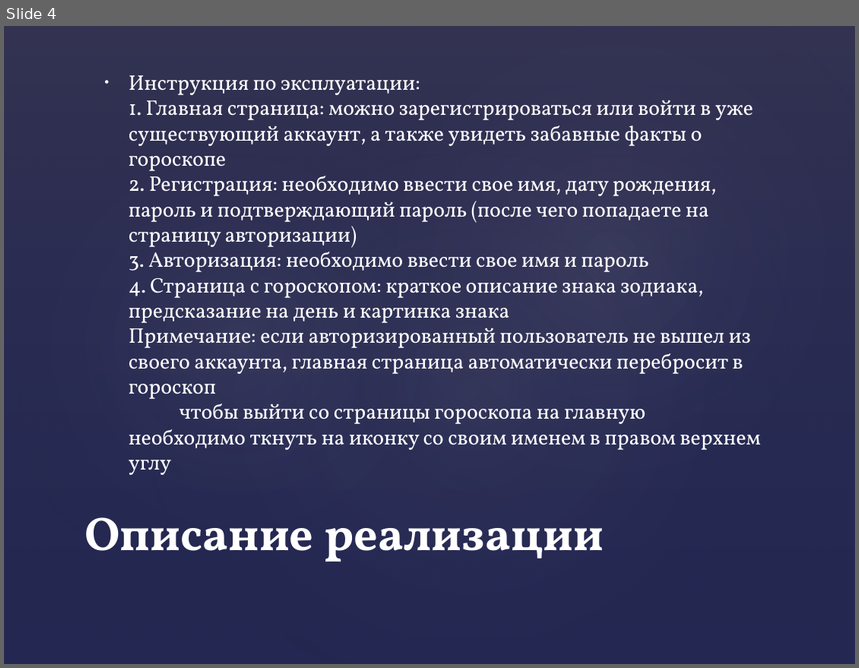
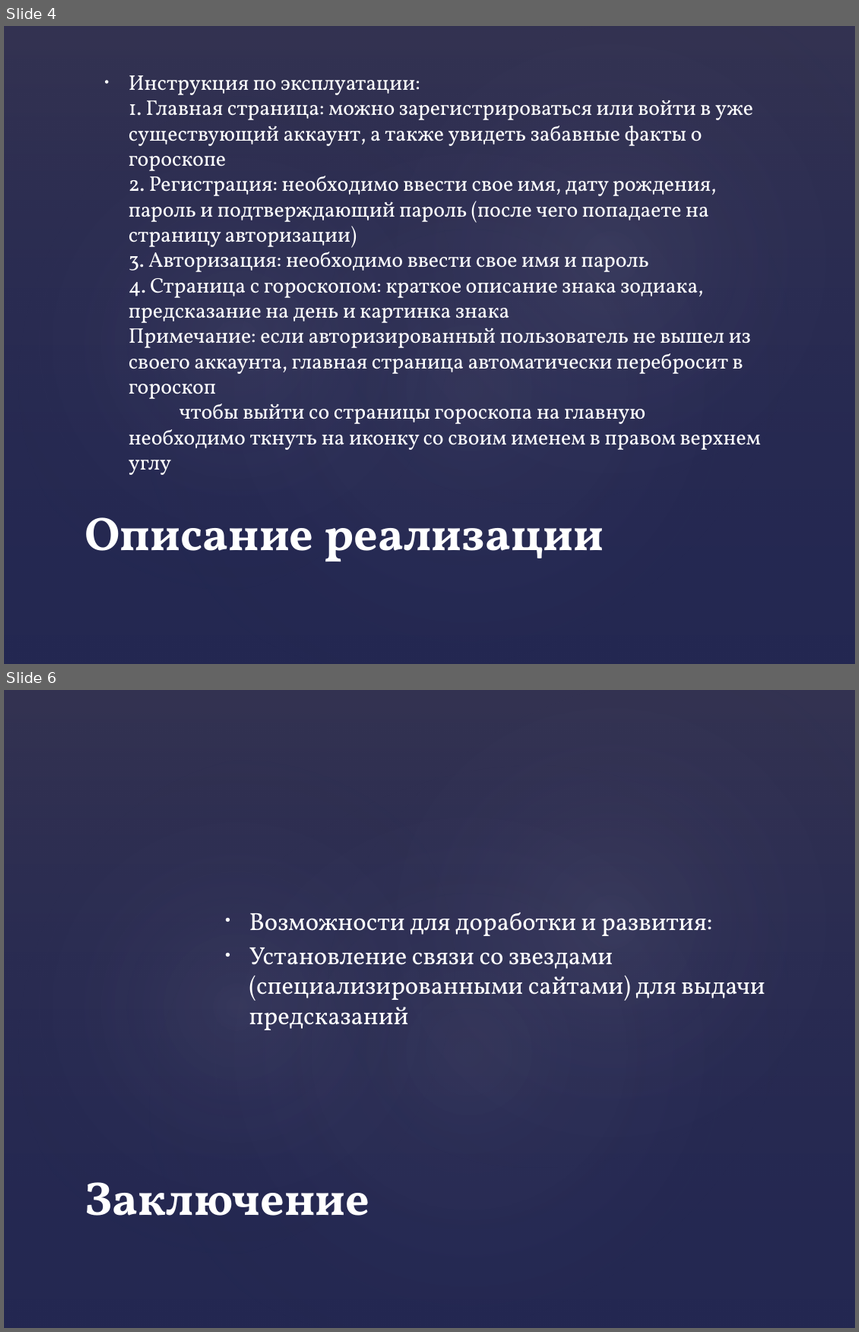
Before and after one commit to Alisenok24B/WebServer, a slide deck: Гороскоп.pptx. Shown one above the other, each under a label of ours: slide 4 before the commit, slides 4 and 6 after it; the slides between them are not shown. The pictures are 859x668 and 859x1332 pixels, drawn with LibreOffice and Linux fonts; fonts in the diff are those of the drawing. Boxes give left, top, right and bottom in pixels: in the first picture for what was removed or moved away, otherwise in the second. Text is boxed around its words. In the diff, an @@ line names an element or a change of style, - is before the commit and + after.

```diff
--- a/Гороскоп.pptx
+++ b/Гороскоп.pptx
@@ slide 6 added at [4,690,855,1328], background #242852; not listed: 4 template elements that a slide beside it also shows @@
@@ text added at [249,913,766,1030], 21 pt, text #FFFFFF @@
+• Возможности для доработки и развития:
+• Установление связи со звездами (специализированными сайтами) для выдачи предсказаний
@@ title added at [85,1182,370,1216], 40 pt, text #FFFFFF, bold @@
+Заключение
```
Also in this commit, not shown: 1 slide changed, 1 slide removed.
